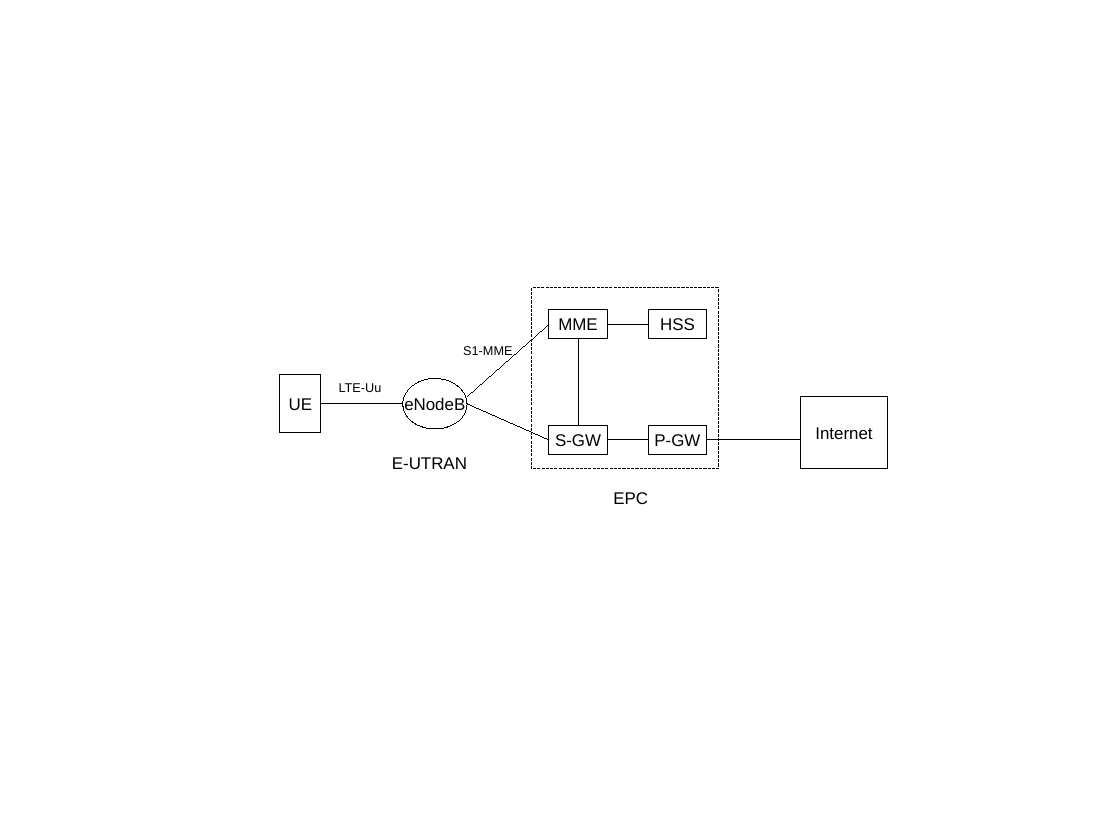
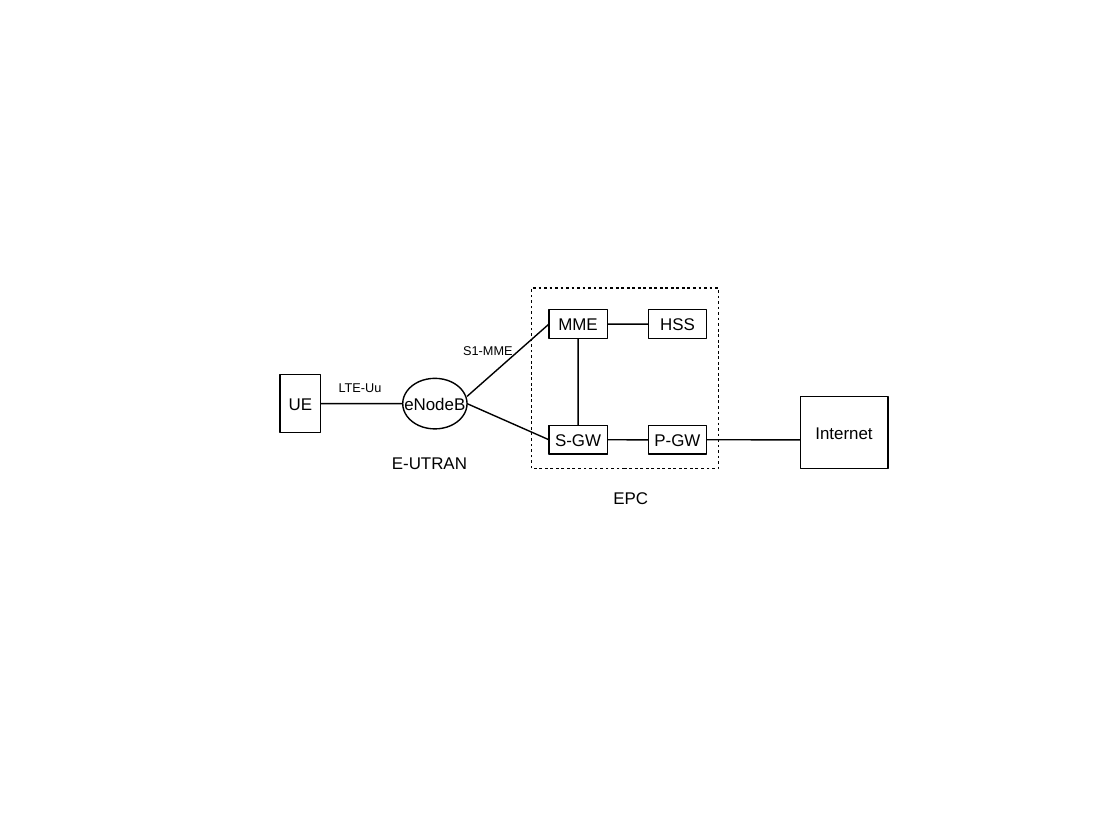
Before and after one commit to mdmohsinalikhan/5G, a slide deck: slide 1 of EnergyPaper/lte_architecture.odp. Drawn at 1120x840 pixels with LibreOffice and Linux fonts; fonts in the diff are those of the drawing. Boxes give left, top, right and bottom in pixels: in the first picture for what was removed or moved away, otherwise in the second. Text is boxed around its words. In the diff, an @@ line names an element or a change of style, - is before the commit and + after.

```diff
--- a/EnergyPaper/lte_architecture.odp
+++ b/EnergyPaper/lte_architecture.odp
@@ rectangle at [532,288,719,469]: outline #000000 0 pt to #000000 0.99 pt @@
@@ line (468, 396) - (549, 324): stroke #000000 0 pt to #000000 0.99 pt @@
@@ line (468, 403) - (549, 440): stroke #000000 0 pt to #000000 0.99 pt @@
```
Also in this commit, not shown: 10 other files.
